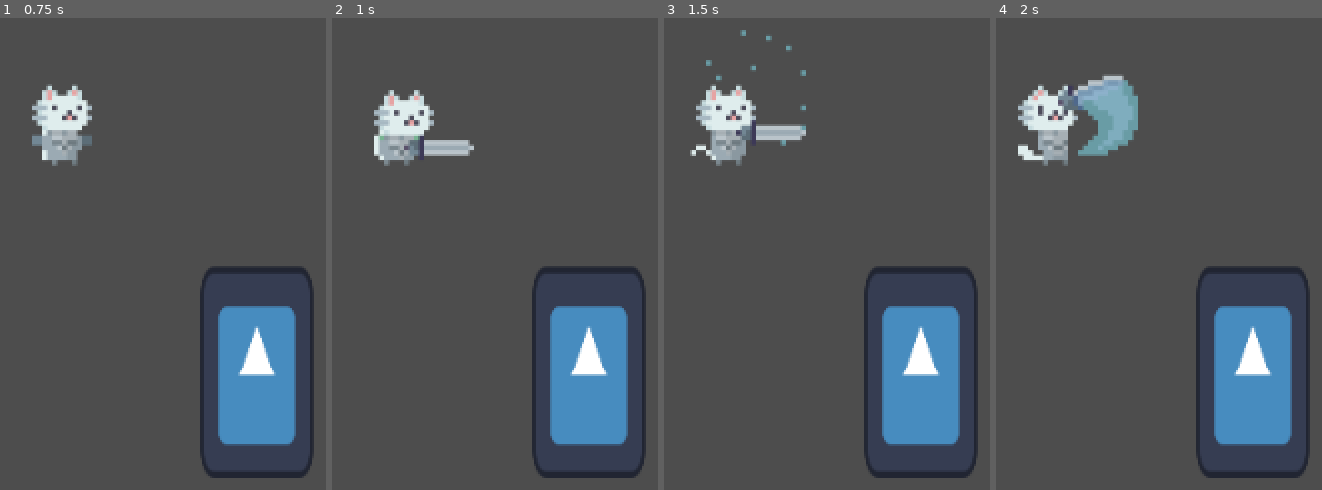
Above: before the commit, frames 1-4 (left to right).
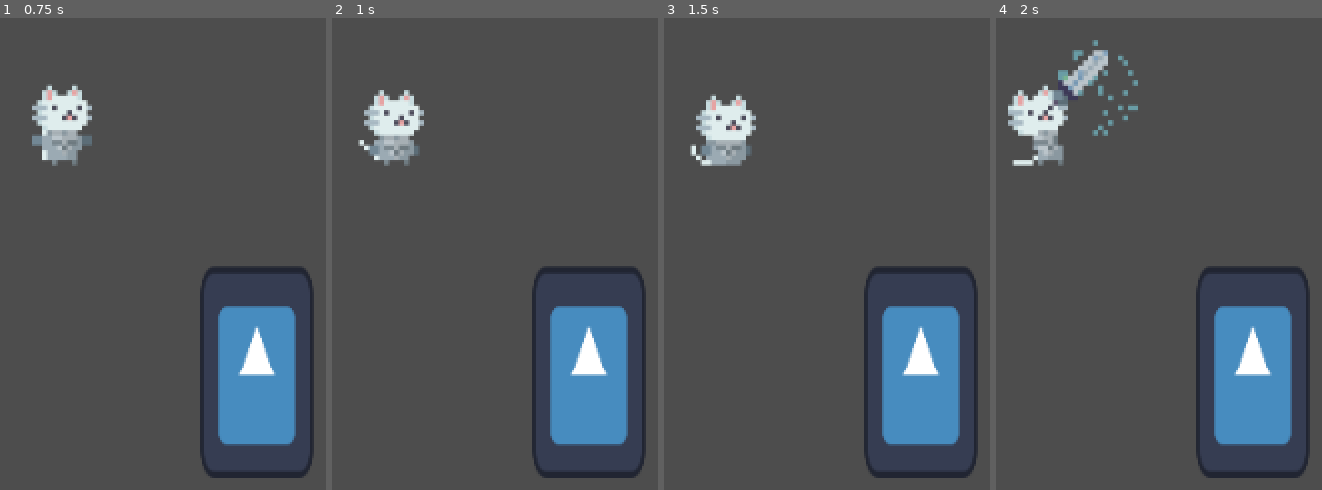
Above: after the commit, the same moments.

Repository: Sleeping-Robot-Games/Cats-Squared-Up
Game: Godot game, scene res://scenes/game.tscn
Same seed, same stepped clock (60 frames per second), same inputs: the game is played once before the commit and once after it. The engine's default icon, where the game draws it, is replaced by a stand-in: a white triangle on a blue panel in a dark square.
Inputs:
- Up to frame 1 (0.75 s): tap Enter at 0.5 s; tap L (punch) at 0.6 s
- Up to frame 2 (1 s): no input
- Up to frame 3 (1.5 s): hold S (down) from 1.28 s (still down); tap L (punch) at 1.35 s
- Up to frame 4 (2 s): keep holding S (down)

Frame 1 is identical in both runs. In frame 2, 2.0% of the frame differs, in the area x 7-44%, y 15-31%; in frame 3, 2.4%; in frame 4, 5.1%, in the area x 3-44%, y 4-32%.

Commit message:
animation tree tweaks

Diff:
--- a/scenes/meow_knight.tscn
+++ b/scenes/meow_knight.tscn
@@ -305,6 +305,8 @@
 "straight_punch": SubResource("Animation_blyf4")
 }
 
+[sub_resource type="AnimationNodeBlendSpace2D" id="AnimationNodeBlendSpace2D_p0tg0"]
+
 [sub_resource type="AnimationNodeAnimation" id="AnimationNodeAnimation_fhwal"]
 animation = &"crouch"
 
@@ -340,7 +342,11 @@
 [sub_resource type="AnimationNodeStateMachineTransition" id="AnimationNodeStateMachineTransition_qmwty"]
 advance_mode = 2
 
+[sub_resource type="AnimationNodeStateMachineTransition" id="AnimationNodeStateMachineTransition_wvwq2"]
+
 [sub_resource type="AnimationNodeStateMachine" id="AnimationNodeStateMachine_dbt0a"]
+states/BlendSpace2D/node = SubResource("AnimationNodeBlendSpace2D_p0tg0")
+states/BlendSpace2D/position = Vector2(260, 192)
 states/Start/position = Vector2(203, 100)
 states/crouch/node = SubResource("AnimationNodeAnimation_fhwal")
 states/crouch/position = Vector2(436, 196)
@@ -350,7 +356,8 @@
 states/idle/position = Vector2(436, 100)
 states/straight_punch/node = SubResource("AnimationNodeAnimation_1jpap")
 states/straight_punch/position = Vector2(658, 100)
-transitions = ["idle", "straight_punch", SubResource("Animat …(558 unchanged characters)… mationNodeStateMachineTransition_qmwty")]
+transitions = ["idle", "straight_punch", SubResource("Animat …(558 unchanged characters)… mationNodeStateMachineTransition_qmwty"), "idle", "crouch_punch", SubResource("AnimationNodeStateMachineTransition_wvwq2")]
+graph_offset = Vector2(19, 23)
 
 [sub_resource type="AnimationNodeStateMachinePlayback" id="AnimationNodeStateMachinePlayback_0xhtv"]
 
@@ -360,8 +367,10 @@
 [node name="Area2D" type="Area2D" parent="."]
 
 [node name="HitCollider" type="CollisionShape2D" parent="Area2D"]
+visible = false
 position = Vector2(10, 8)
 shape = SubResource("RectangleShape2D_rqfxp")
+disabled = true
 
 [node name="BodyCollider" type="CollisionShape2D" parent="."]
 position = Vector2(0, 8)
@@ -383,3 +392,4 @@
 anim_player = NodePath("../AnimationPlayer")
 active = true
 parameters/playback = SubResource("AnimationNodeStateMachinePlayback_0xhtv")
+parameters/BlendSpace2D/blend_position = Vector2(0, 0)
--- a/scripts/player.gd
+++ b/scripts/player.gd
@@ -41,6 +41,9 @@
 func attempt_combo(combo: Array = []):
 	if(combo.has("L")):
 		if is_crouching:
+			anim_tree.travel("crouch_punch")
+			return
+		else:
+			print("punching!")
 			anim_tree.travel("straight_punch")
-		else:
-			anim_tree.travel("crouch_punch")
+			return
Not shown: 1 places in scenes/meow_knight.tscn that only renumber resources
